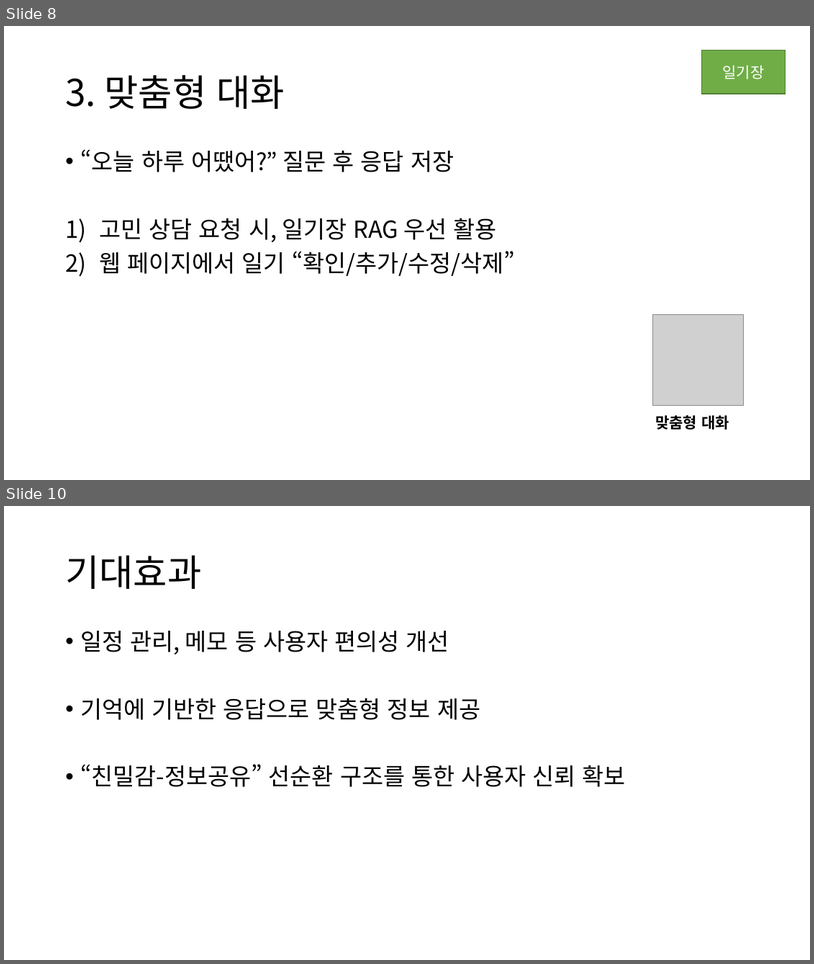
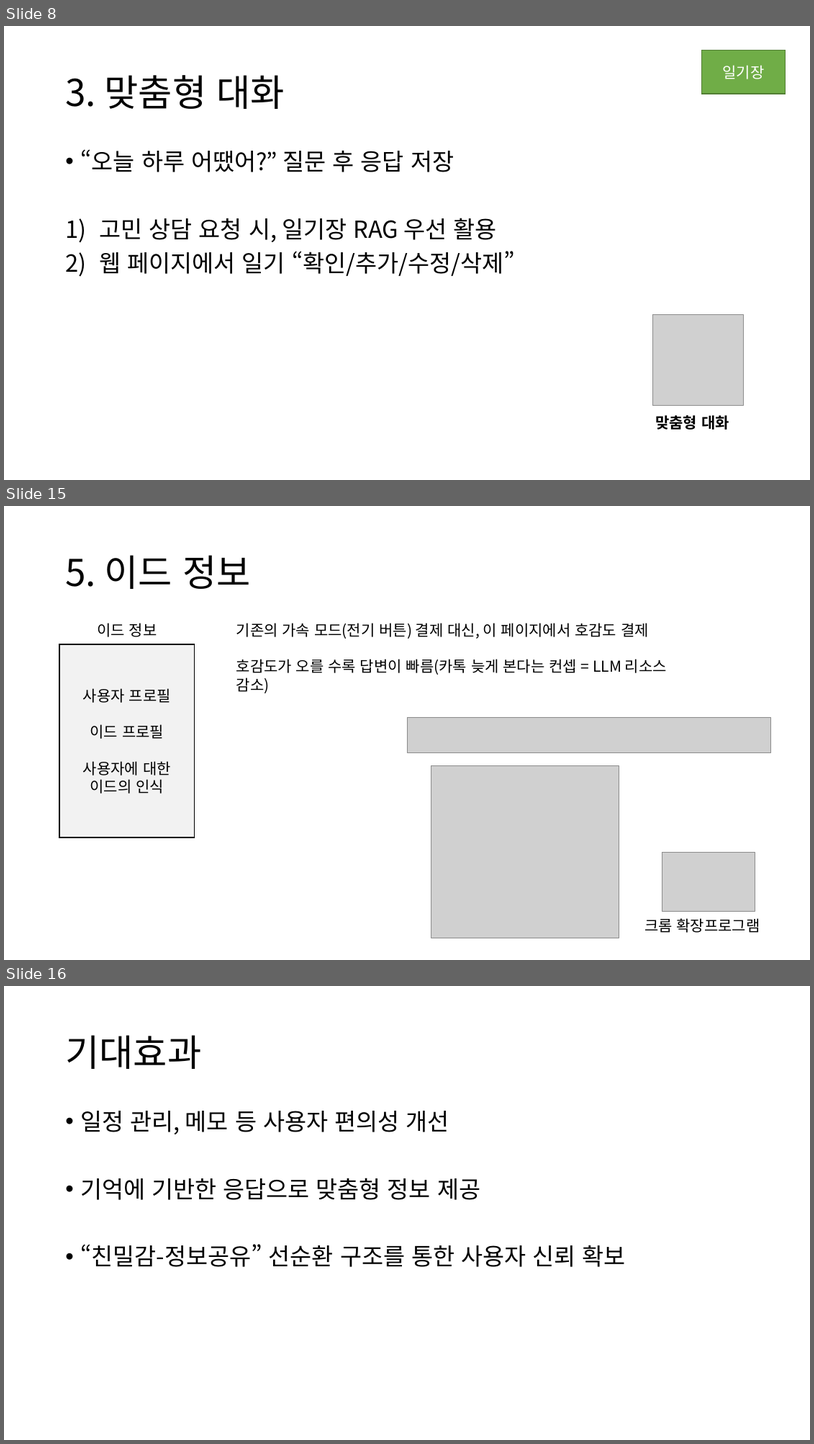
Before and after one commit to HeyHO2154/Id, a slide deck: 시스템 설계도.pptx. Shown one above the other, each under a label of ours: slides 8 and 10 before the commit, slides 8, 15 and 16 after it; the slides between them are not shown. The pictures are 814x964 and 814x1444 pixels, drawn with LibreOffice and Linux fonts; fonts in the diff are those of the drawing; grey boxes stand for pictures. Boxes give left, top, right and bottom in pixels: in the first picture for what was removed or moved away, otherwise in the second. Text is boxed around its words. In the diff, an @@ line names an element or a change of style, - is before the commit and + after.

```diff
--- a/시스템 설계도.pptx
+++ b/시스템 설계도.pptx
@@ slide 15 added at (x1=4, y1=506, x2=810, y2=960), background #FFFFFF @@
@@ title added at (x1=65, y1=555, x2=251, y2=589), 44 pt, text #000000 @@
+5. 이드 정보
@@ text added at (x1=97, y1=623, x2=157, y2=637), 18 pt, text #000000 @@
+이드 정보
@@ text added at (x1=237, y1=623, x2=667, y2=693), 18 pt, text #000000 @@
+기존의 가속 모드(전기 버튼) 결제 대신, 이 페이지에서 호감도 결제
+호감도가 오를 수록 답변이 빠름(카톡 늦게 본다는 컨셉 = LLM 리소스 감소)
@@ rectangle added at (x1=59, y1=644, x2=195, y2=837), fill #F2F2F2, outline #000000 1.5 pt, 18 pt, text #000000 @@
+사용자 프로필
+이드 프로필
+사용자에 대한 이드의 인식
@@ picture added at (x1=407, y1=717, x2=772, y2=753) @@
@@ picture added at (x1=431, y1=765, x2=619, y2=937) @@
@@ picture added at (x1=662, y1=852, x2=756, y2=911) @@
@@ text added at (x1=645, y1=918, x2=761, y2=932), 18 pt, text #000000 @@
+크롬 확장프로그램
@@ what was slide 10 is now slide 16 @@
```
Also in this commit, not shown: 3 slides changed, 5 other slides added.
